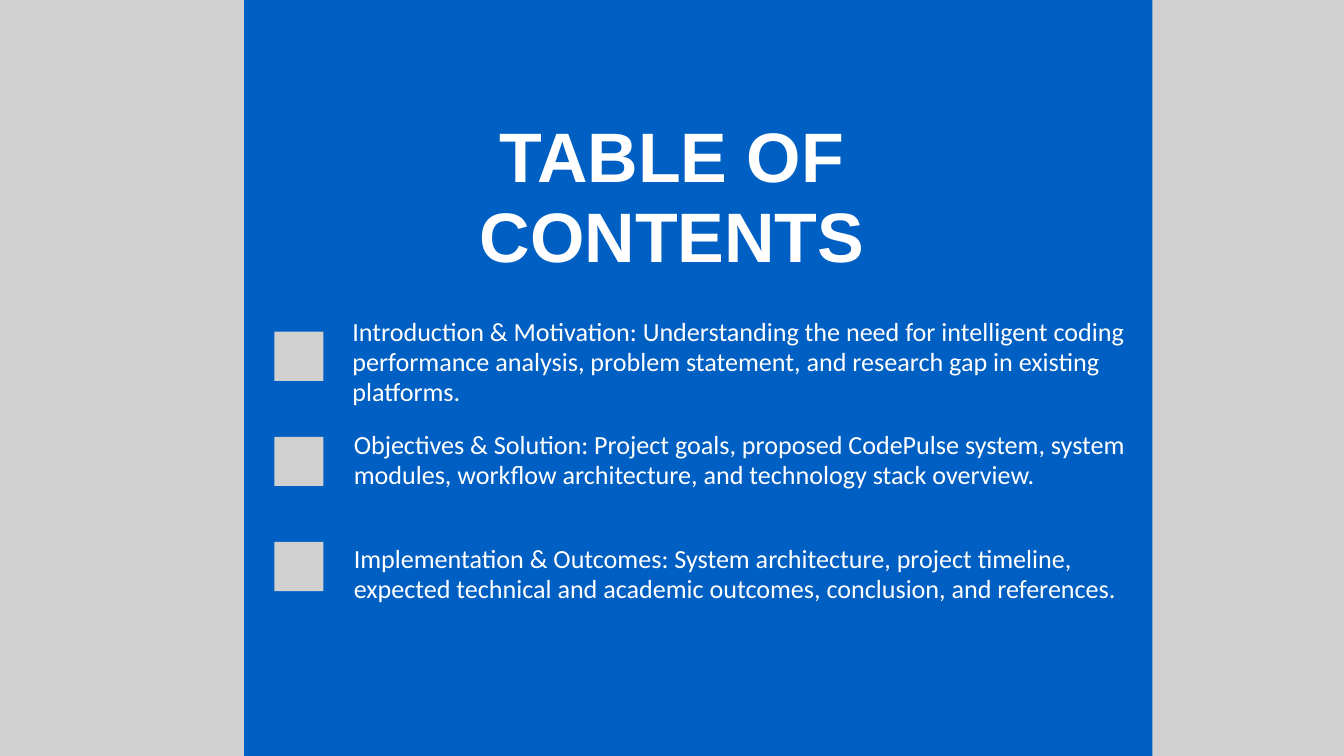
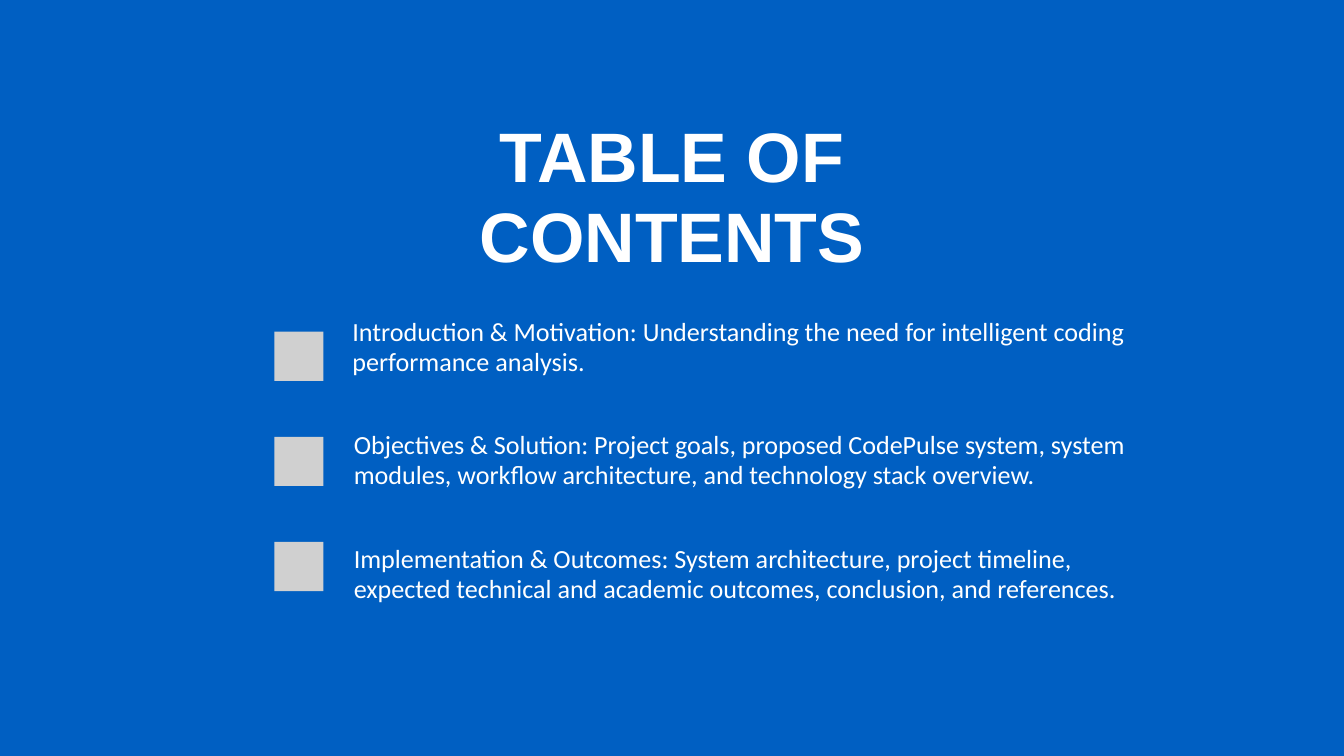
Before and after one commit to Badhon1401/SPL-3, a slide deck: slide 2 of codepulse-documentation/CodePulse.pptx. Drawn at 1344x756 pixels with LibreOffice and Linux fonts; fonts in the diff are those of the drawing; grey boxes stand for pictures. Boxes give left, top, right and bottom in pixels: in the first picture for what was removed or moved away, otherwise in the second. Text is boxed around its words. In the diff, an @@ line names an element or a change of style, - is before the commit and + after.

```diff
--- a/codepulse-documentation/CodePulse.pptx
+++ b/codepulse-documentation/CodePulse.pptx
@@ picture removed at [0, 0, 244, 756] @@
@@ picture removed at [1152, 0, 1344, 756] @@
@@ text at [352, 323, 1124, 376]: text changed @@
-Introduction & Motivation: Understanding the need for intelligent coding performance analysis, problem statement, and research gap in existing platforms.
+Introduction & Motivation: Understanding the need for intelligent coding performance analysis.
```
Also in this commit, not shown: 16 other slides changed, 1 slide added, 2 slides removed.
